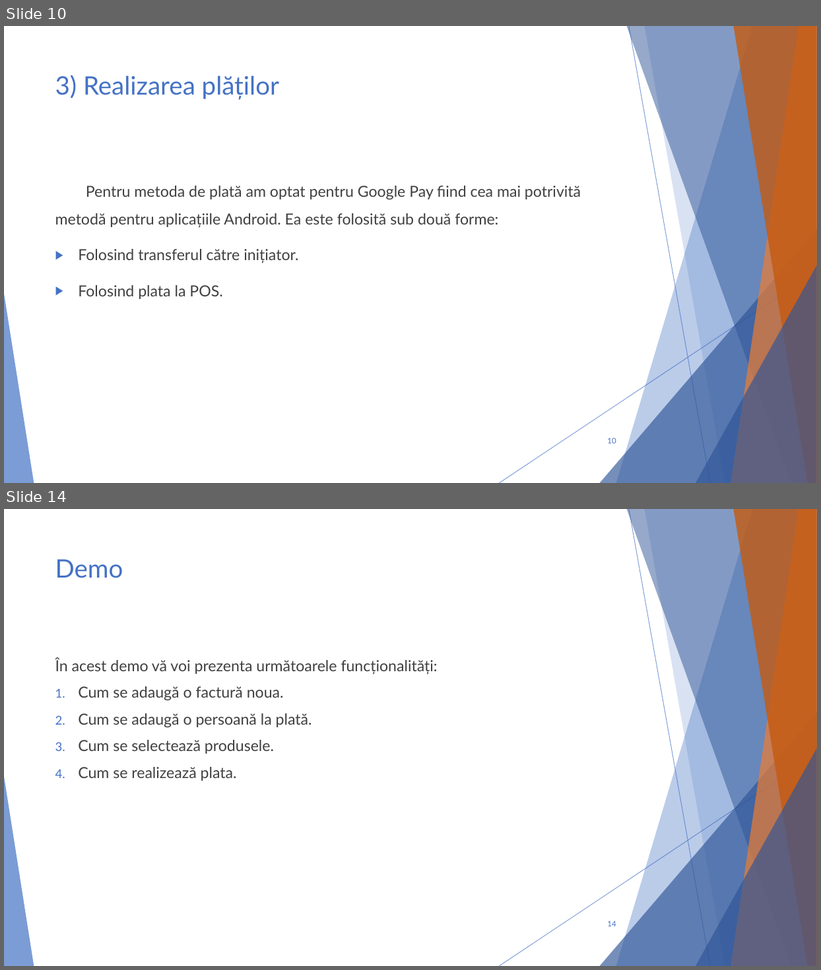
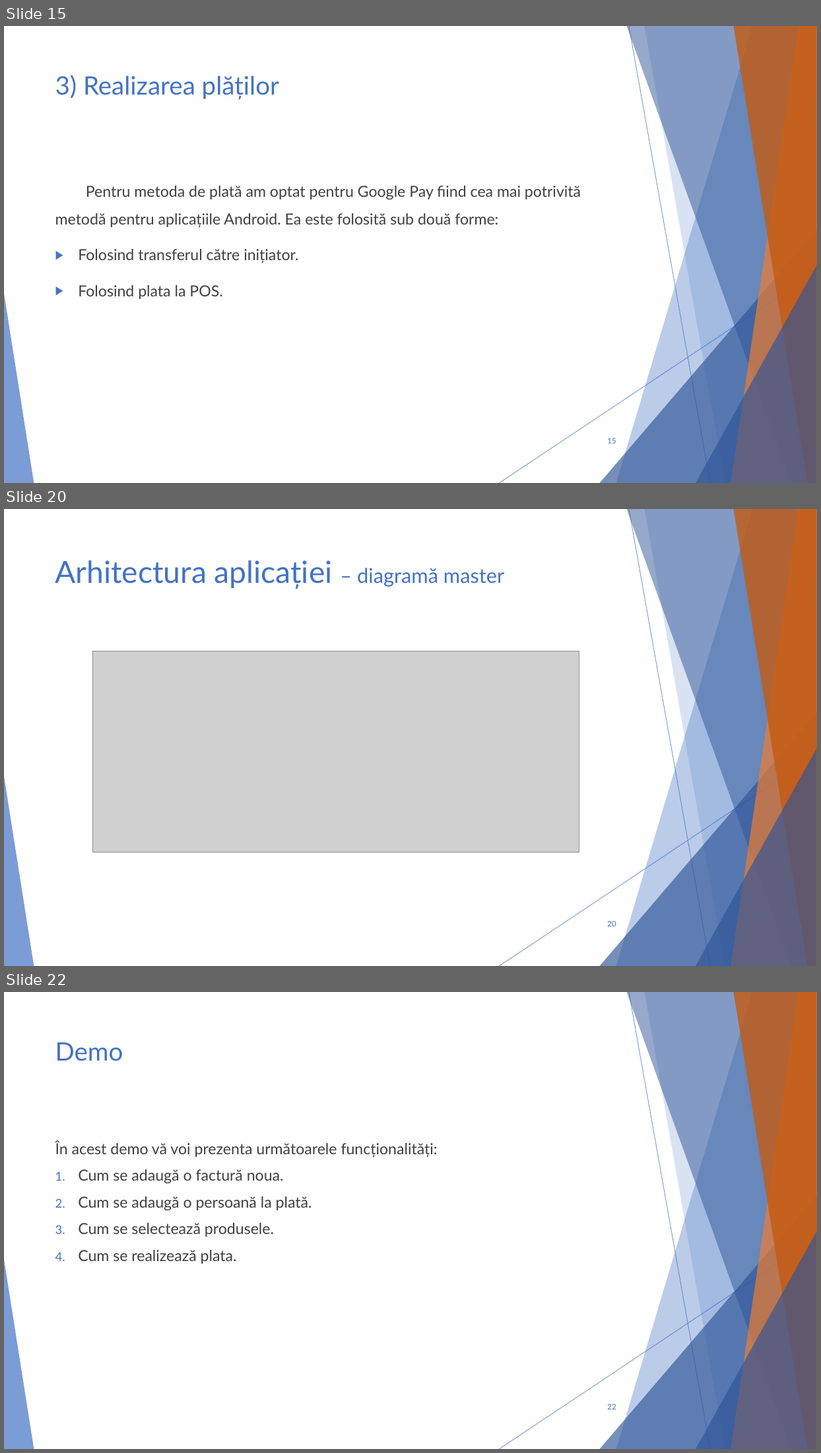
Before and after one commit to cristi-cosulianu/Licenta, a slide deck: Prezentare licenta.pptx. Shown one above the other, each under a label of ours: slides 10 and 14 before the commit, slides 15, 20 and 22 after it; the slides between them are not shown. The pictures are 821x970 and 821x1453 pixels, drawn with LibreOffice and Linux fonts; fonts in the diff are those of the drawing; grey boxes stand for pictures. Boxes give left, top, right and bottom in pixels: in the first picture for what was removed or moved away, otherwise in the second. Text is boxed around its words. In the diff, an @@ line names an element or a change of style, - is before the commit and + after.

```diff
--- a/Prezentare licenta.pptx
+++ b/Prezentare licenta.pptx
@@ slide 20 added at (x1=4, y1=509, x2=817, y2=966), background #FFFFFF; not listed: 10 template elements that a slide beside it also shows @@
@@ title added at (x1=55, y1=560, x2=504, y2=589), 36 pt, text #4472C4 @@
+Arhitectura aplicației – diagramă master
@@ picture added at (x1=92, y1=652, x2=580, y2=852) @@
@@ page number added at (x1=607, y1=921, x2=616, y2=927), 9 pt, text #4472C4 @@
+20
@@ what was slide 10 is now slide 15 @@
@@ page number at (x1=607, y1=438, x2=616, y2=444): text changed @@
-10
+15
@@ what was slide 14 is now slide 22 @@
@@ page number at (x1=607, y1=1404, x2=616, y2=1410): text changed @@
-14
+22
```
Also in this commit, not shown: 12 slides changed, 7 other slides added, 6 other files.
